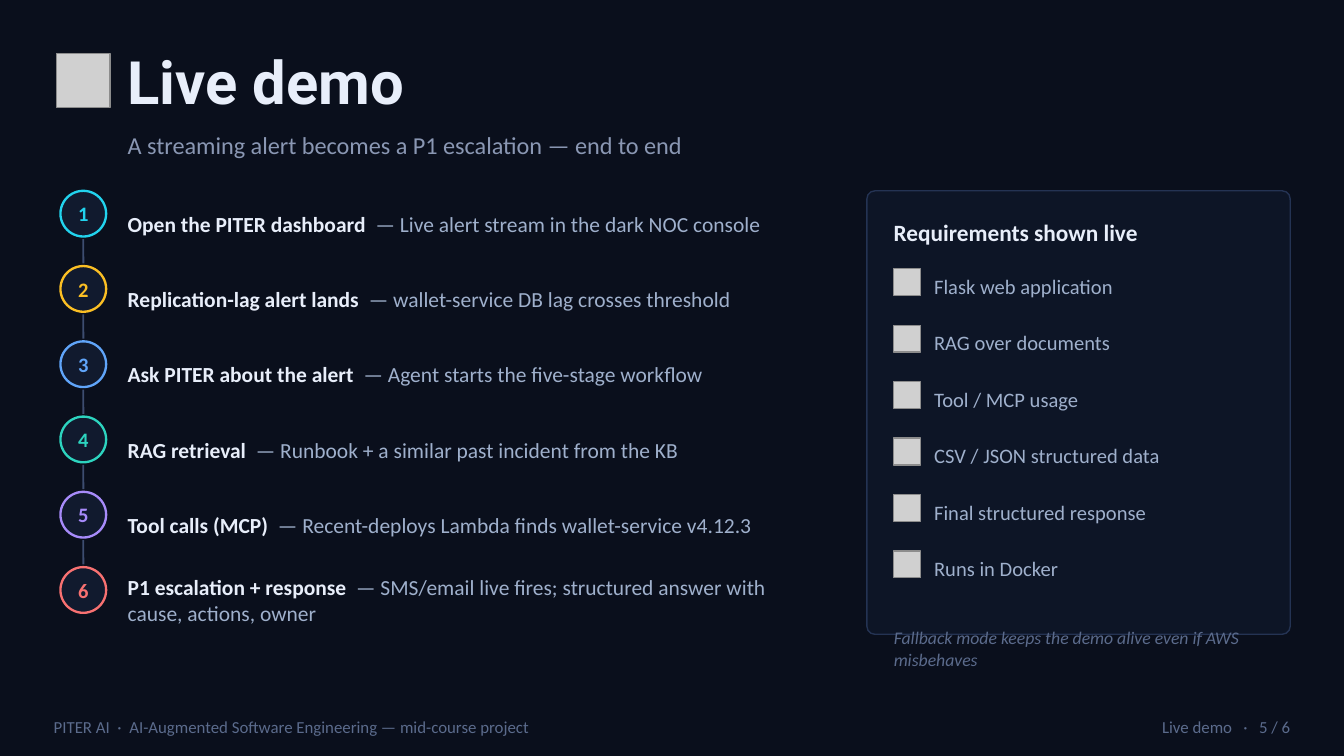
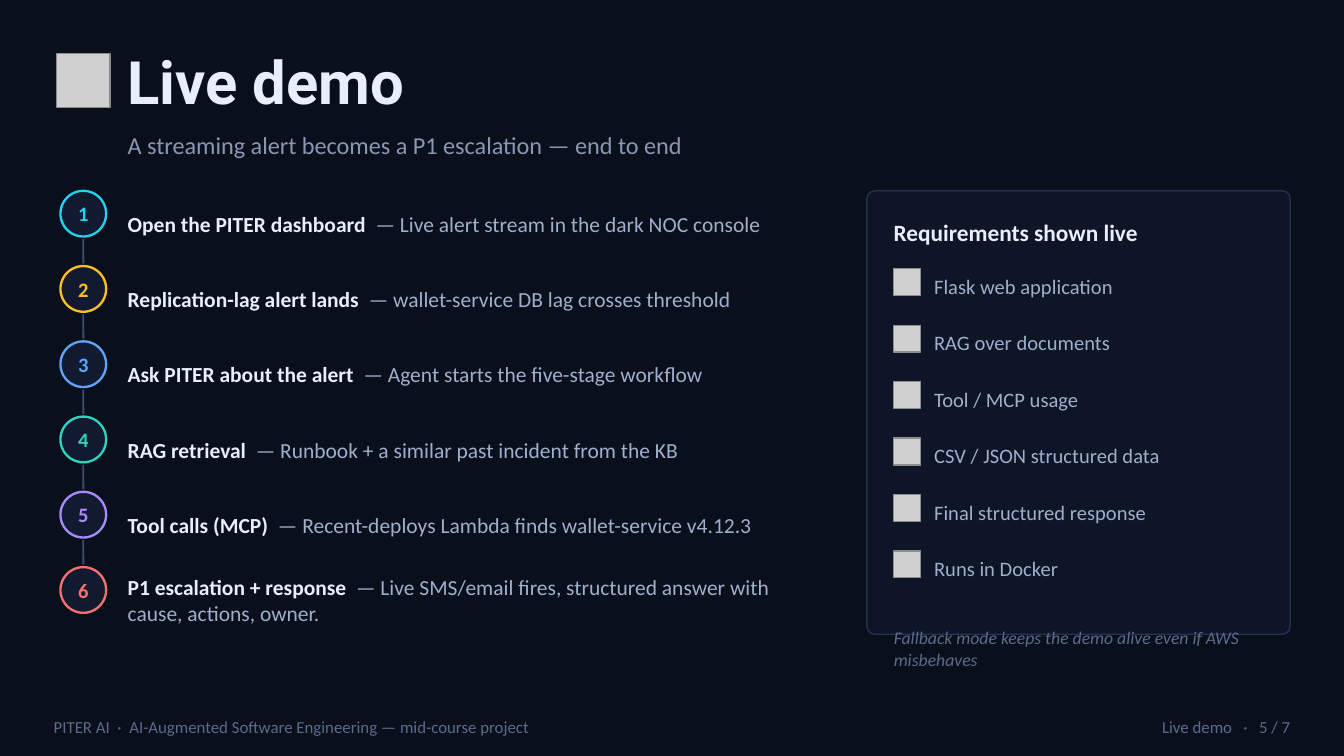
Before and after one commit to reem-mor/ai-engineering-portfolio, a slide deck: slide 5 of projects/piter-aiops/presentation/presentation_v1.pptx. Drawn at 1344x756 pixels with LibreOffice and Linux fonts; fonts in the diff are those of the drawing; grey boxes stand for pictures. Boxes give left, top, right and bottom in pixels: in the first picture for what was removed or moved away, otherwise in the second. Text is boxed around its words. In the diff, an @@ line names an element or a change of style, - is before the commit and + after.

```diff
--- a/projects/piter-aiops/presentation/presentation_v1.pptx
+++ b/projects/piter-aiops/presentation/presentation_v1.pptx
@@ text at box(128, 580, 769, 624): text changed @@
-P1 escalation + response — SMS/email live fires; structured answer with cause, actions, owner
+P1 escalation + response — Live SMS/email fires, structured answer with cause, actions, owner.
@@ text at box(1162, 721, 1291, 733): text changed @@
-Live demo · 5 / 6
+Live demo · 5 / 7
```
Also in this commit, not shown: 5 other slides changed, 1 slide added, 1 other file.
